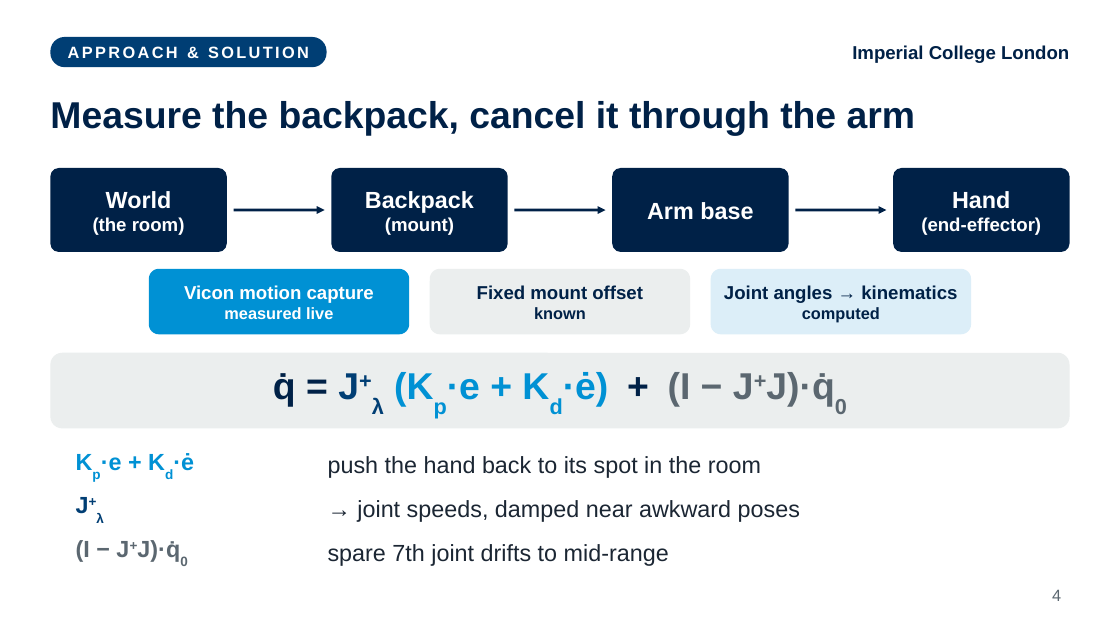
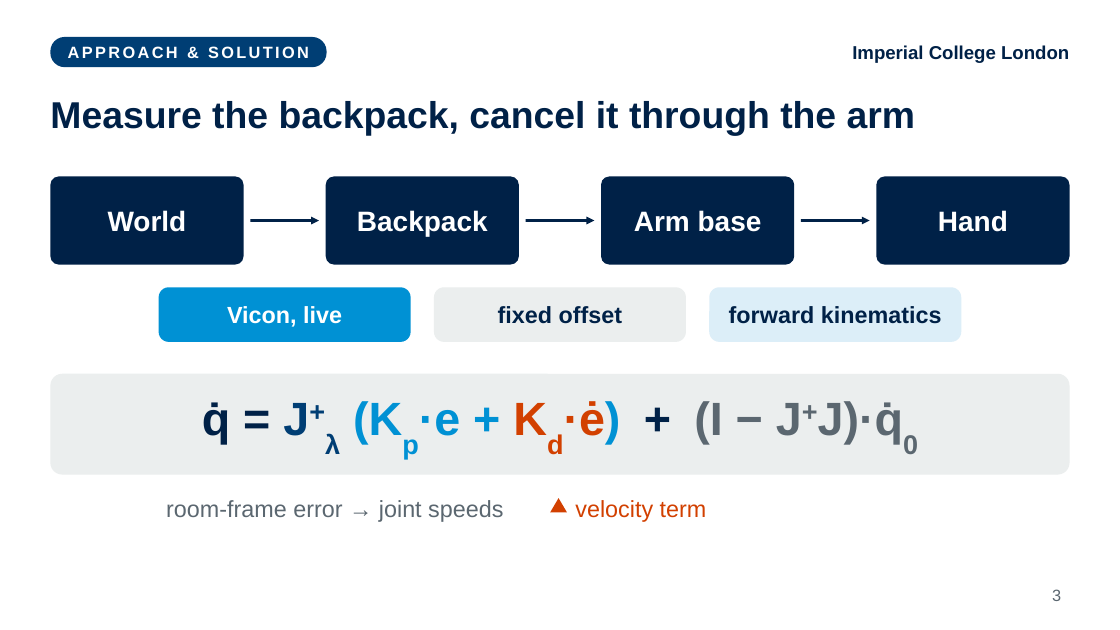
Before and after one commit to fechachris4/HumanSL_MAIN, a slide deck: slide 3 of presentation/World_Stable_Supernumerary_Effectors_Akabueze.pptx (slide 4 before the commit). Drawn at 1120x630 pixels with LibreOffice and Linux fonts; fonts in the diff are those of the drawing. Boxes give left, top, right and bottom in pixels: in the first picture for what was removed or moved away, otherwise in the second. Text is boxed around its words. In the diff, an @@ line names an element or a change of style, - is before the commit and + after.

```diff
--- a/presentation/World_Stable_Supernumerary_Effectors_Akabueze.pptx
+++ b/presentation/World_Stable_Supernumerary_Effectors_Akabueze.pptx
@@ rounded rectangle "World": place and size @@
-rounded rectangle "World" at bbox=[50, 168, 227, 252]
+rounded rectangle "World" at bbox=[50, 176, 244, 265]
@@ rounded rectangle "Backpack": place and size @@
-rounded rectangle "Backpack" at bbox=[331, 168, 507, 252]
+rounded rectangle "Backpack" at bbox=[326, 176, 519, 265]
@@ rounded rectangle "Arm base": place and size @@
-rounded rectangle "Arm base" at bbox=[613, 168, 789, 252]
+rounded rectangle "Arm base" at bbox=[602, 176, 795, 265]
@@ size 20 to 24 pt; proportions changed in 4 elements at bbox=[602, 176, 795, 265], bbox=[326, 176, 519, 265], bbox=[50, 176, 244, 265], bbox=[876, 176, 1070, 265] @@
@@ rounded rectangle "Hand": place and size @@
-rounded rectangle "Hand" at bbox=[893, 168, 1070, 252]
+rounded rectangle "Hand" at bbox=[876, 176, 1070, 265]
@@ text in rounded rectangle at bbox=[93, 217, 185, 235]: paragraph removed @@
-(the room)
@@ arrow moved from (234, 210) - (324, 210) to (250, 220) - (319, 220) @@
@@ text in rounded rectangle at bbox=[385, 217, 454, 235]: paragraph removed @@
-(mount)
@@ arrow moved from (514, 210) - (606, 210) to (526, 220) - (595, 220) @@
@@ arrow moved from (796, 210) - (886, 210) to (802, 220) - (870, 220) @@
@@ text in rounded rectangle at bbox=[921, 217, 1041, 235]: paragraph removed @@
-(end-effector)
@@ rounded rectangle "Vicon, live": place and size @@
-rounded rectangle "Vicon, live" at bbox=[149, 269, 409, 334]
+rounded rectangle "Vicon, live" at bbox=[159, 287, 411, 342]
@@ rounded rectangle "fixed offset": place and size @@
-rounded rectangle "fixed offset" at bbox=[430, 269, 691, 334]
+rounded rectangle "fixed offset" at bbox=[434, 287, 686, 342]
@@ proportions changed in 4 elements at bbox=[50, 374, 1070, 475], bbox=[434, 287, 686, 342], bbox=[159, 287, 411, 342], bbox=[709, 287, 961, 342] @@
@@ rounded rectangle "forward kinematics": place and size @@
-rounded rectangle "forward kinematics" at bbox=[711, 269, 971, 334]
+rounded rectangle "forward kinematics" at bbox=[709, 287, 961, 342]
@@ text in rounded rectangle at bbox=[227, 306, 342, 327]: text changed; size 16 to 20 pt @@
-Vicon motion capture
-measured live
+Vicon, live
@@ text in rounded rectangle at bbox=[498, 306, 623, 324]: text changed; size 16 to 20 pt @@
-Fixed mount offset
-known
+fixed offset
@@ text in rounded rectangle at bbox=[729, 306, 942, 324]: text changed; size 16 to 20 pt @@
-Joint angles → kinematics
-computed
+forward kinematics
@@ rounded rectangle: place and size @@
-rounded rectangle at bbox=[50, 353, 1070, 429]
+rounded rectangle at bbox=[50, 374, 1070, 475]
@@ text at bbox=[202, 401, 918, 454]: text changed; size 32 to 40 pt; text colour #0091D4 to #5B6770 @@
-q̇ = J+λ (Kp·e + Kd·ė) + (I − J+J)·q̇0
+q̇ = J+λ (Kp·e + Kd·ė) + (I − J+J)·q̇0
@@ text removed at bbox=[101, 453, 194, 471] @@
-Kp·e + Kd·ė
@@ text removed at bbox=[328, 456, 761, 478] @@
-push the hand back to its spot in the room
@@ text at bbox=[166, 500, 503, 522]: text changed; text colour #003E74 to #5B6770; bold off @@
-J+λ
+room-frame error → joint speeds
@@ text removed at bbox=[357, 500, 800, 522] @@
-→ joint speeds, damped near awkward poses
@@ triangle added at bbox=[550, 498, 567, 513], fill #D24000 @@
@@ text added at bbox=[575, 500, 707, 522], 20 pt, text #D24000 @@
+velocity term
@@ text removed at bbox=[76, 540, 188, 566] @@
-(I − J+J)·q̇0
@@ text removed at bbox=[328, 544, 669, 566] @@
-spare 7th joint drifts to mid-range
@@ page number at bbox=[1052, 589, 1061, 601]: text changed @@
-4
+3
```
Also in this commit, not shown: 7 other slides changed, 8 slides removed, 3 other files.
